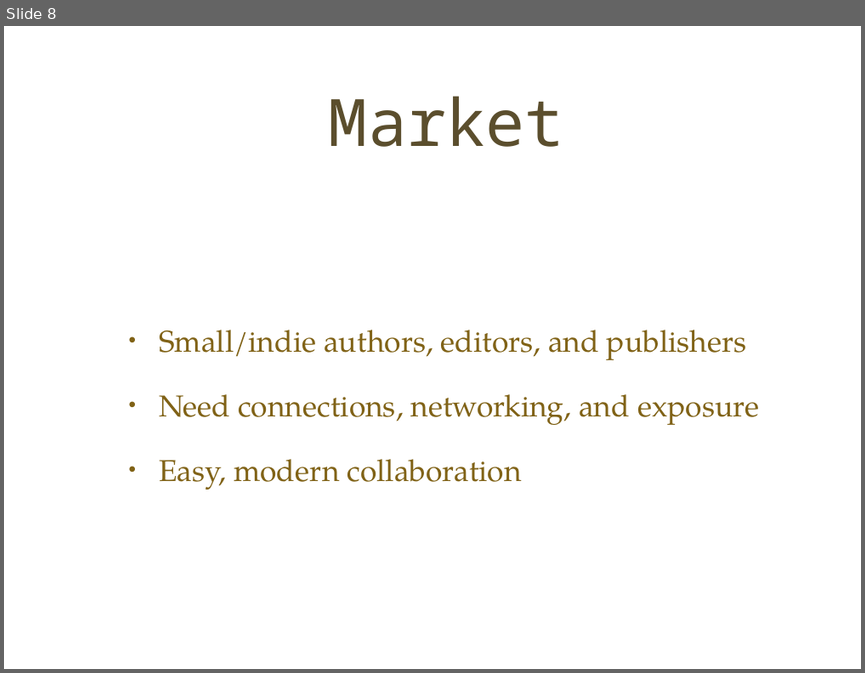
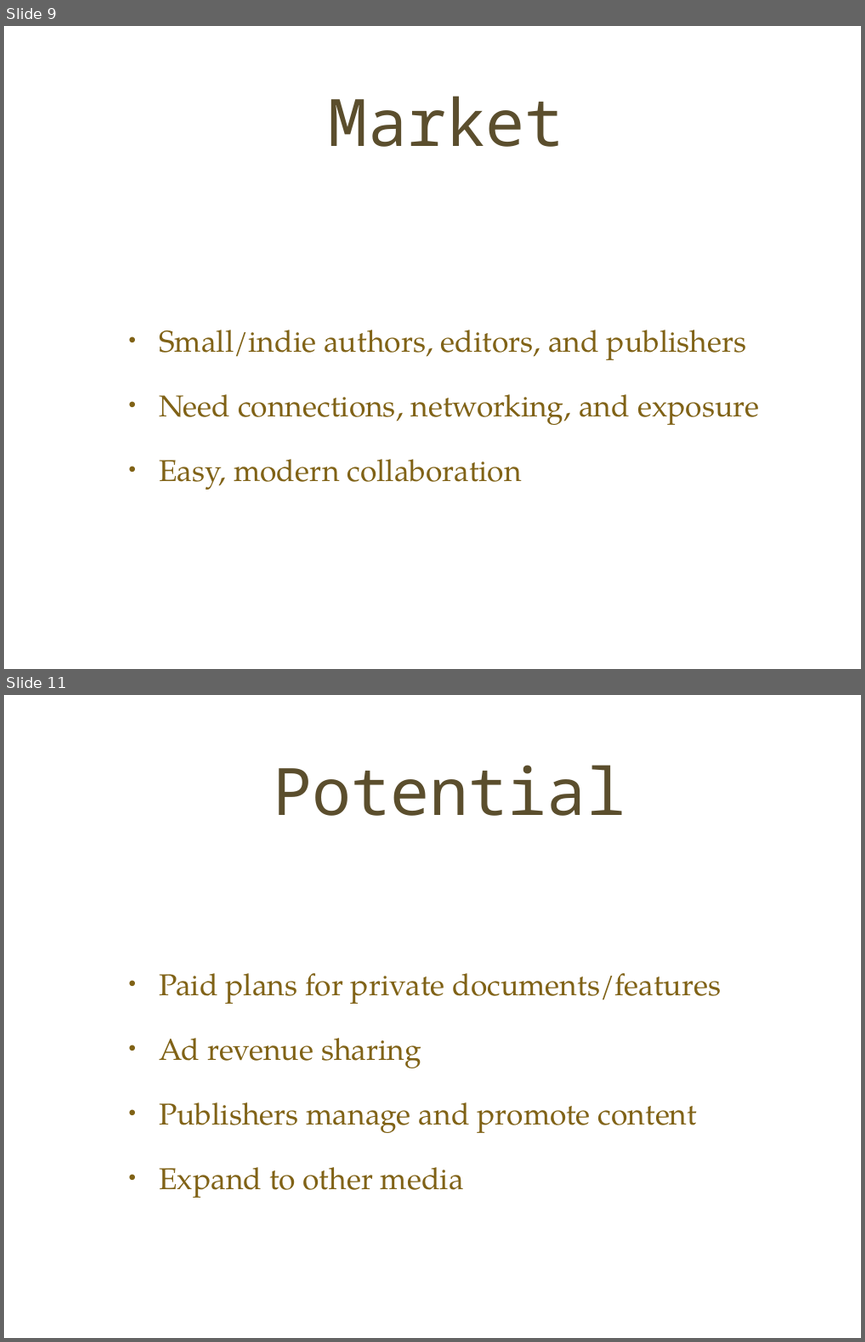
Before and after one commit to nullsix/fueledby.us-demo, a slide deck: pitch/pitch.ppt. Shown one above the other, each under a label of ours: slide 8 before the commit, slides 9 and 11 after it; the slides between them are not shown. The pictures are 865x673 and 865x1342 pixels, drawn with LibreOffice and Linux fonts; fonts in the diff are those of the drawing; background and template pictures are left out. Boxes give left, top, right and bottom in pixels: in the first picture for what was removed or moved away, otherwise in the second. Text is boxed around its words. In the diff, an @@ line names an element or a change of style, - is before the commit and + after.

```diff
--- a/pitch/pitch.ppt
+++ b/pitch/pitch.ppt
@@ slide 11 added at (x1=4, y1=695, x2=861, y2=1338), background picture (left out) @@
@@ title added at (x1=273, y1=765, x2=625, y2=816), 78 pt, text #5B4E2D @@
+Potential
@@ text added at (x1=159, y1=973, x2=721, y2=1197), 36 pt, text #806216 @@
+• Paid plans for private documents/features
+• Ad revenue sharing
+• Publishers manage and promote content
+• Expand to other media
@@ what was slide 8 is now slide 9 @@
```
Also in this commit, not shown: 8 slides changed, 1 other slide added, 2 other files.
